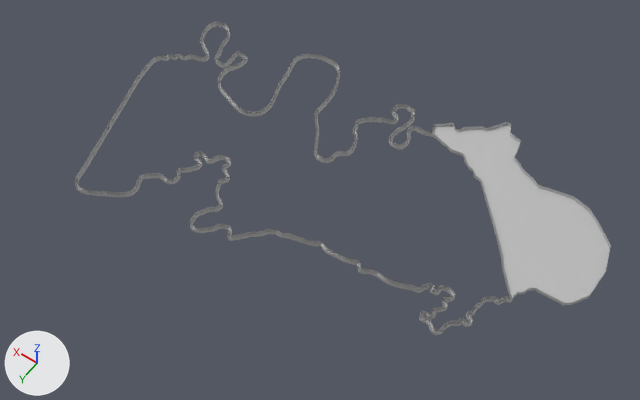
The FBX model PodRacing_SourceAssets/Models/TAT_BE/TAT_BE_Track_Sections.fbx, before and after one commit.
Both versions are drawn from a camera (50 mm lens) standing at (-754.0, 1050.0, 1495.0) and looking at (-66.0, 87.0, -18.0). The axes (+X, +Y, +Z) are drawn at lower left. The lights are the same throughout. Where no turn or scale is listed for an object, it has been applied to the vertices.

Names of what the first picture shows: 'SmartCombine_0', 'SmartExtract_1'.
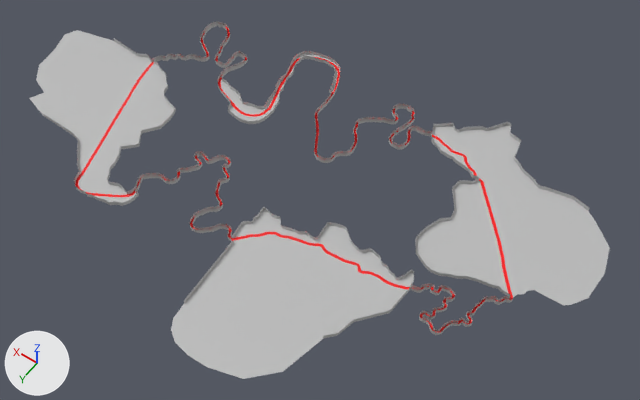
Where the newer file only moved an object's origin or applied its transform, the numbers keep the older frame.

The edits, one by one:
Material 'Raceline' (mat_raceline) is new.
Its base color is (1.0, 0.0, 0.0) (red #ff0000).
me_mesh_001 is used by ob_smartcombine_0; location (-76.0, 33.0, 10.0).
me_mesh_001 had 2029 vertices, 1044 faces and spanned x -573.0..573.0, y -351.0..351.0, z 0.0.
me_mesh_001 now has 3638 vertices, 1816 faces and spans x -478.0..700.0, y -351.0..432.0, z 0.0..10.0.
me_mesh_001 part 1: 160 vertices moved from x -442.0..547.0, y -288.0..345.0, z 0.0 to x -442.0..557.0, y -291.0..351.0, z 0.0..10.0; 396 vertices removed from x -573.0..571.0, y -240.0..323.0, z 0.0; 2005 vertices added at x -478.0..700.0, y -351.0..432.0, z 0.0..10.0.
Mesh me_mesh_1 is new.
It has 2328 vertices, 1420 faces and spans x -694.0..694.0, y -433.0..433.0, z 0.0.
Faces by material slot: [439, 981].
It uses material mat_lambert1 (grey #bcbcbc).
It uses material mat_raceline (red #ff0000).
Object 'SmartExtract_1' (ob_smartextract_1) is deleted.
Object 'SmartCombine_1' (ob_smartcombine_1) is new; it shows me_mesh_1.
Its location is (45.0, 115.0, 10.0).

Boxes [x1, y1, x2, y2] around the edits, measured in the pictures (640 x 400 px):
'SmartCombine_1', added: after [29, 27, 610, 379]
    faces in mat_lambert1 (grey #bcbcbc): [29, 30, 610, 379]
    faces in mat_raceline (red #ff0000): [75, 27, 513, 333]
'SmartCombine_0', reshaped: before [75, 27, 610, 333]; after [43, 21, 589, 339]
'SmartExtract_1', deleted: before [74, 21, 611, 335]
part 1 of me_mesh_001, built on: before [75, 59, 610, 324]; after [43, 23, 589, 339]
